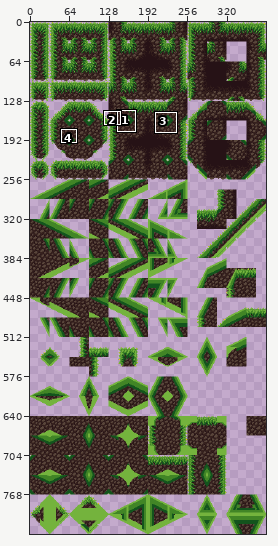
A pixel-art file gets an edit: assets/images/foreground/tiles_with_many_angles.aseprite. Above: a wide view before the commit, with the close-up outlined.
Close-up. The starting point:
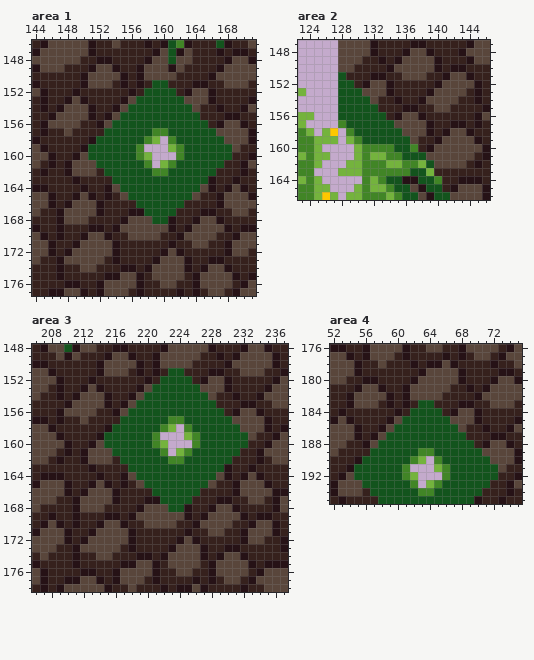
384x832 pixels, 1 frame. Shown: area 1: x 144..171, y 146..177; area 2: x 123..146, y 147..166; area 3: x 206..237, y 148..178; area 4: x 52..75, y 176..195. The commit also changed other parts of the picture, which this record leaves out.
New version:
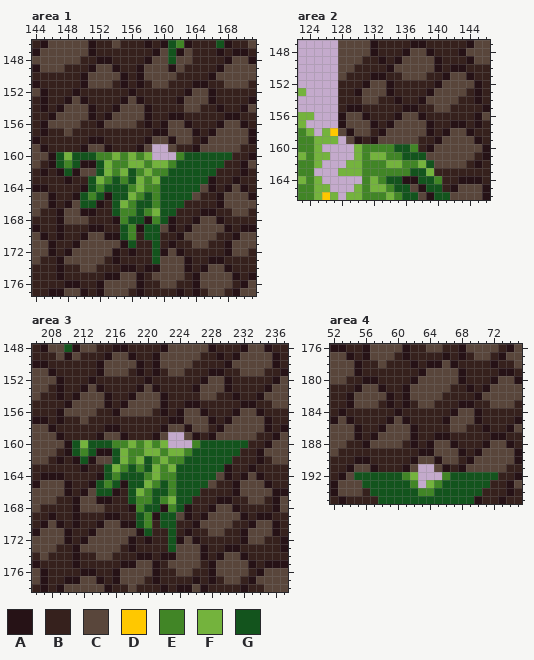
Palette (. is transparent): A #261216  B #36211d  C #59463b  D #ffc800  E #418526  F #74b33d  G #13541d
The edit:
--- area 1, layer "Tiles"
@@ x 144..171 @@
 150 BBBBBBACCCCABACCCCBBBBACCCCC
-151 ABBBBBACCCBABABGGBBBAABBCCCB
-152 CABBBABBBBBBABGGGGBACCABBBBB
-153 BABBACABBBBACGGGGGGCCCABBBBA
-154 BABACCCABBACGGGGGGGGCBBABBAC
-155 BBACCCCABACGGGGGGGGGGBBBAABB
-156 BACCCCBBACGGGGGGGGGGGGBACCAB
-157 BABBCBBBBGGGGGGEEGGGGGGCCCCA
-158 ABBBBBBAGGGGGGEF.EGGGGGGCCCA
-159 CABBBBAGGGGGGE...FEGGGGGGCBB
-160 CCABBACGGGGGGEF...EGGGGGGBBA
-161 CBABACCCGGGGGGE.FEGGGGGGBBAC
-162 BABBACCCBGGGGGGEEGGGGGGBBBAB
-163 BBBBBABBBBGGGGGGGGGGGGABBABB
-164 AABBBBABBACGGGGGGGGGGCABACAB
-165 CCABBACABABCGGGGGGGGCBBACCCA
-166 CCABACCCABBBBGGGGGGBBBBACCCC
-167 CBBACCCCABBBAAGGGGBBBAABBCCB
-168 BBBACCCBBBBACCCGGABBACCABBBB
-169 ABBABBBAABACCCCCCABACCCCABAA
-170 CABABBACCABBCCCCBBACCCCBBACC
-171 CCABBACCCCABBBBBBABBCCBBACCC
-172 CCABACCCCCABBBBBACABBBBBACCB
-173 CBBACCCCCBABBBBACCCABBAABBBB
-174 BBBABBCCBBBAABACCCCABACCABBB
+151 ABBBBBACCCBABABCCBBBAABBCCCB
+152 CABBBABBBBBBABBBBBBACCABBBBB
+153 BABBACABBBBACABBBBACCCABBBBA
+154 BABACCCABBACCCABBBBCCBBABBAC
+155 BBACCCCABACCCCABBAABBBBBAABB
+156 BACCCCBBACCCCBABACCABBBACCAB
+157 BABBCBBBBBBBBBBAACCCABACCCCA
+158 ABBBBBBAABBBBBACCACCBACCCCCA
+159 CABBBBACCABBBAC..CBBACCCCCBB
+160 CCAGFGGGEEFEFEF...EGGGGGGBBA
+161 CBAGEGAAGFEEFFEFFEGGGGGGBBAC
+162 BABAGACCGFEFGEFEEGGGGGGBBBAB
+163 BBBBABBGFEGEGFEFGGGGGGABBABB
+164 AABBBBAGEGGGEFEEGGGGGCABACAB
+165 CCABBAGEGAGGFEGEGGGGCBBACCCA
+166 CCABACGGABGFEGGEGGGBBBBACCCC
+167 CBBACCAABBGEEGEFGGBBBAABBCCB
+168 BBBACCCBBBAEGGAEGABBACCABBBB
+169 ABBABBBAABBGEAGGCABACCCCABAA
+170 CABABBACCAAGEBGGBBACCCCBBACC
+171 CCABBACCCCCAGBBGBABBCCBBACCC
+172 CCABACCCCCABABBGACABBBBBACCB
+173 CBBACCCCCBABBBBGCCCABBAABBBB
+174 BBBABBCCBBBAABAACCCABACCABBB
 175 BBBABBBBBAACCABCCCCBACCCCABA
--- area 2, layer "Tiles"
@@ x 126..138 @@
 150 ..CCBBBBACCCC
-151 ..GBBBAABBCCC
-152 ..GGBACCABBBB
-153 ..GGGCCCABBBB
-154 ..GGGGCBBABBA
-155 ..GGGGGBBBAAB
-156 ..GGGGGGBACCA
-157 ..EGGGGGGCCCC
-158 FD.EGGGGGGCCC
-159 FF.FEGGGGGGCB
+151 ..CBBBAABBCCC
+152 ..BBBACCABBBB
+153 ..BBACCCABBBB
+154 ..BBBCCBBABBA
+155 ..BAABBBBBAAB
+156 ..ACCABBBACCA
+157 ..ACCCABACCCC
+158 FDCACCBACCCCC
+159 FF.CABACCCCCB
 160 ....FEEEEGGEB
--- area 3, layer "Tiles"
@@ x 206..237 @@
 150 AABBBBBBACCCCABACCCCBBBBACCCCCAB
-151 CCABBBBBACCCBABABGGBBBAABBCCCBBA
-152 CCCABBBABBBBBBABGGGGBACCABBBBBAC
-153 CCBABBACABBBBACGGGGGGCCCABBBBACC
-154 CBBABACCCABBACGGGGGGGGCBBABBACCC
-155 BBBBACCCCABACGGGGGGGGGGBBBAABBCC
-156 BBBACCCCBBACGGGGGGGGGGGGBACCABBB
-157 AABABBCBBBBGGGGGGEEGGGGGGCCCCABB
-158 CCABBBBBBAGGGGGGEF.EGGGGGGCCCABA
-159 CCCABBBBAGGGGGGE...FEGGGGGGCBBAC
-160 CCCCABBACGGGGGGEF...EGGGGGGBBACC
-161 CCCBABACCCGGGGGGE.FEGGGGGGBBACCC
-162 CCBABBACCCBGGGGGGEEGGGGGGBBBABCC
-163 BBBBBBBABBBBGGGGGGGGGGGGABBABBBB
-164 BAAABBBBABBACGGGGGGGGGGCABACABBB
-165 ACCCABBACABABCGGGGGGGGCBBACCCABB
-166 CCCCABACCCABBBBGGGGGGBBBBACCCCAA
-167 CCCBBACCCCABBBAAGGGGBBBAABBCCBAC
-168 CBBBBACCCBBBBACCCGGABBACCABBBBAC
-169 BBABBABBBAABACCCCCCABACCCCABAABB
-170 BACABABBACCABBCCCCBBACCCCBBACCAB
-171 ACCCABBACCCCABBBBBBABBCCBBACCCAB
-172 CCCCABACCCCCABBBBBACABBBBBACCBBA
-173 CCCBBACCCCCBABBBBACCCABBAABBBBBA
-174 BCBBBABBCCBBBAABACCCCABACCABBBBB
+151 CCABBBBBACCCBABABCCBBBAABBCCCBBA
+152 CCCABBBABBBBBBABBBBBBACCABBBBBAC
+153 CCBABBACABBBBACABBBBACCCABBBBACC
+154 CBBABACCCABBACCCABBBBCCBBABBACCC
+155 BBBBACCCCABACCCCABBAABBBBBAABBCC
+156 BBBACCCCBBACCCCBABACCABBBACCABBB
+157 AABABBCBBBBBBBBBBAACCCABACCCCABB
+158 CCABBBBBBAABBBBBACCACCBACCCCCABA
+159 CCCABBBBACCABBBAC..CABACCCCCBBAC
+160 CCCCAGFGGGEEFEFEF...EGGGGGGBBACC
+161 CCCBAGEGAAGFEEFFEFFEGGGGGGBBACCC
+162 CCBABAGACCGFEFGEFEEGGGGGGBBBABCC
+163 BBBBBBABBGFEGEGFEFGGGGGGABBABBBB
+164 BAAABBBBAGEGGGEFEEGGGGGCABACABBB
+165 ACCCABBAGEGAGGFEGEGGGGCBBACCCABB
+166 CCCCABACGGABGFEGGEGGGBBBBACCCCAA
+167 CCCBBACCAABBGEEGEFGGBBBAABBCCBAC
+168 CBBBBACCCBBBAEGGAEGABBACCABBBBAC
+169 BBABBABBBAABBGEAGGCABACCCCABAABB
+170 BACABABBACCAAGEBGGBBACCCCBBACCAB
+171 ACCCABBACCCCCAGBBGBABBCCBBACCCAB
+172 CCCCABACCCCCABABBGACABBBBBACCBBA
+173 CCCBBACCCCCBABBBBGCCCABBAABBBBBA
+174 BCBBBABBCCBBBAABAACCCABACCABBBBB
 175 ABBBBABBBBBAACCABCCCCBACCCCABAAA
--- area 4, layer "Tiles"
@@ x 52..75 @@
 182 BBACCCCABACCCCBBBBACCCCC
-183 BBACCCBABABGGBBBAABBCCCB
-184 BABBBBBBABGGGGBACCABBBBB
-185 ACABBBBACGGGGGGCCCABBBBA
-186 CCCABBACGGGGGGGGCBBABBAC
-187 CCCABACGGGGGGGGGGBBBAABB
-188 CCBBACGGGGGGGGGGGGBACCAB
-189 CBBBBGGGGGGEEGGGGGGCCCCA
-190 BBBAGGGGGGEF.EGGGGGGCCCA
-191 BBAGGGGGGE...FEGGGGGGCBB
+183 BBACCCBABABCCBBBAABBCCCB
+184 BABBBBBBABBBBBBACCABBBBB
+185 ACABBBBACABBBBACCCABBBBA
+186 CCCABBACCCABBBBCCBBABBAC
+187 CCCABACCCCABBAABBBBBAABB
+188 CCBBACCCCBABACCABBBACCAB
+189 CBBBBBBBBBBAACCCABACCCCA
+190 BBBAABBBBBACCACCBACCCCCA
+191 BBACCABBBAC..CABACCCCCBB
 192 BACGGGGGGEF...EGGGGGGBBA
